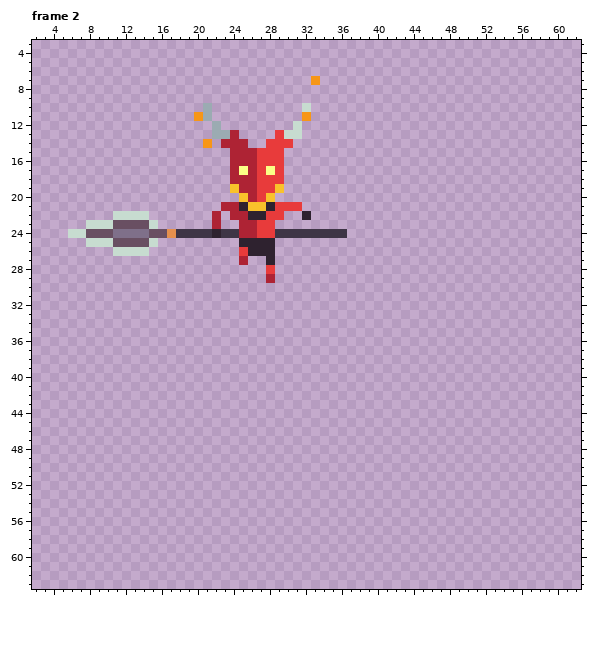
Pixel-art file -- Assets/Texture/Character/dragon_knight/aseprite_files/dragon_knight_firebreath_downward_air.aseprite. That is the earlier state.
96x64 pixels, 11 frames. Shown: frame 2: x 2..62, y 3..63. The commit also changed other frames, which this record leaves out.
The result:
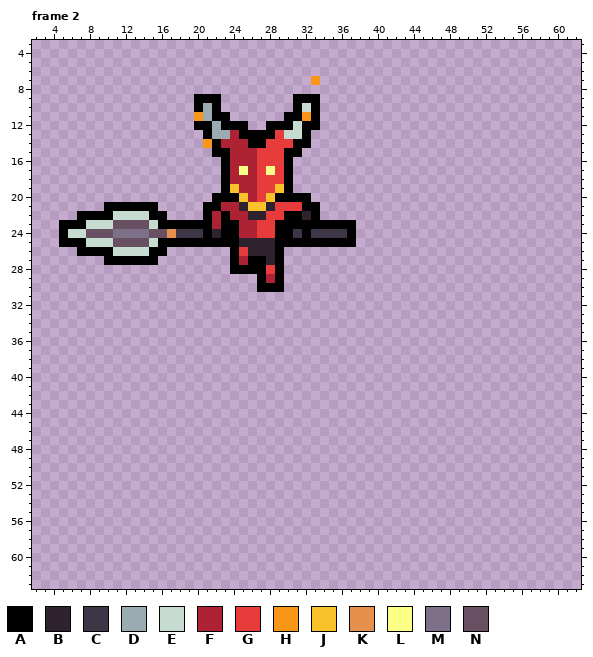
Palette (. is transparent): A #000000  B #2e222f  C #3e3546  D #9babb2  E #c7dcd0  F #ae2334  G #e83b3b  H #f79617  J #f9c22b  K #e6904e  L #fbff86  M #7f708a  N #694f62
Change:
--- frame 2, layers "Layer 5", "Layer 4"
@@ x 3..39 @@
  8 .....................................
- 9 .....................................
-10 ..................D..........E.......
-11 .................HD..........H.......
-12 ...................D........E........
-13 ...................DDF....GEE........
-14 ..................H.FFF..GGG.........
-15 .....................FFFGGG..........
-16 .....................FFFGGG..........
-17 .....................FLFGLG..........
-18 .....................FFFGGG..........
-19 .....................JFFGGJ..........
-20 ......................JFGJ...........
-21 ....................FFBJJBGGG........
-22 ........EEEE.......F.FFBBGG..B.......
-23 .....EEENNNNE......F..FFGG...........
-24 ...EENNNMMMMNNKCCCCBCCFFGGCCCCCCCC...
-25 .....EEENNNNE.........BBBB...........
-26 ........EEEE..........GBBB...........
-27 ......................F..B...........
-28 .........................G...........
-29 .........................F...........
-30 .....................................
+ 9 .................AAA........AAA......
+10 .................ADA........AEA......
+11 .................HDAA......AAHA......
+12 .................AADAAA..AAAEAA......
+13 ..................ADDFAAAAGEEA.......
+14 ..................HAFFFAAGGGAA.......
+15 ...................AAFFFGGGAA........
+16 ....................AFFFGGGA.........
+17 ....................AFLFGLGA.........
+18 ....................AFFFGGGA.........
+19 ....................AJFFGGJA.........
+20 ...................AAAJFGJAAAA.......
+21 .......AAAAAA.....AAFFBJJBGGGAA......
+22 ....AAAAEEEEAA....AFAFFBBGGAABA......
+23 ..AAAEEENNNNEAAAAAAFAAFFGGAAAAAAAAA..
+24 ..AEENNNMMMMNNKCCCABAAFFGGAACACCCCA..
+25 ..AAAEEENNNNEAAAAAAAAABBBBAAAAAAAAA..
+26 ....AAAAEEEEAA.......AGBBBA..........
+27 .......AAAAAA........AFAABA..........
+28 .....................AAAAGA..........
+29 ........................AFA..........
+30 ........................AAA..........
 31 .....................................
Pixel boxes of the changes (left, top, right, bottom) in both pictures:
changed: (59, 94, 356, 292)
